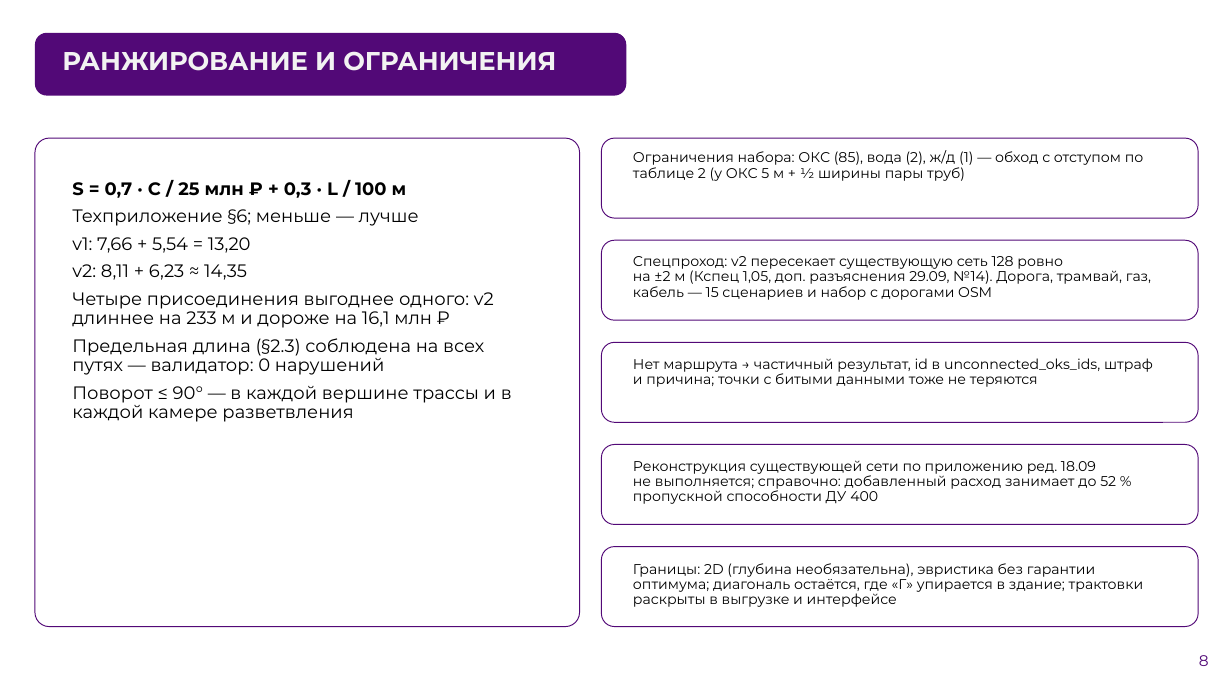
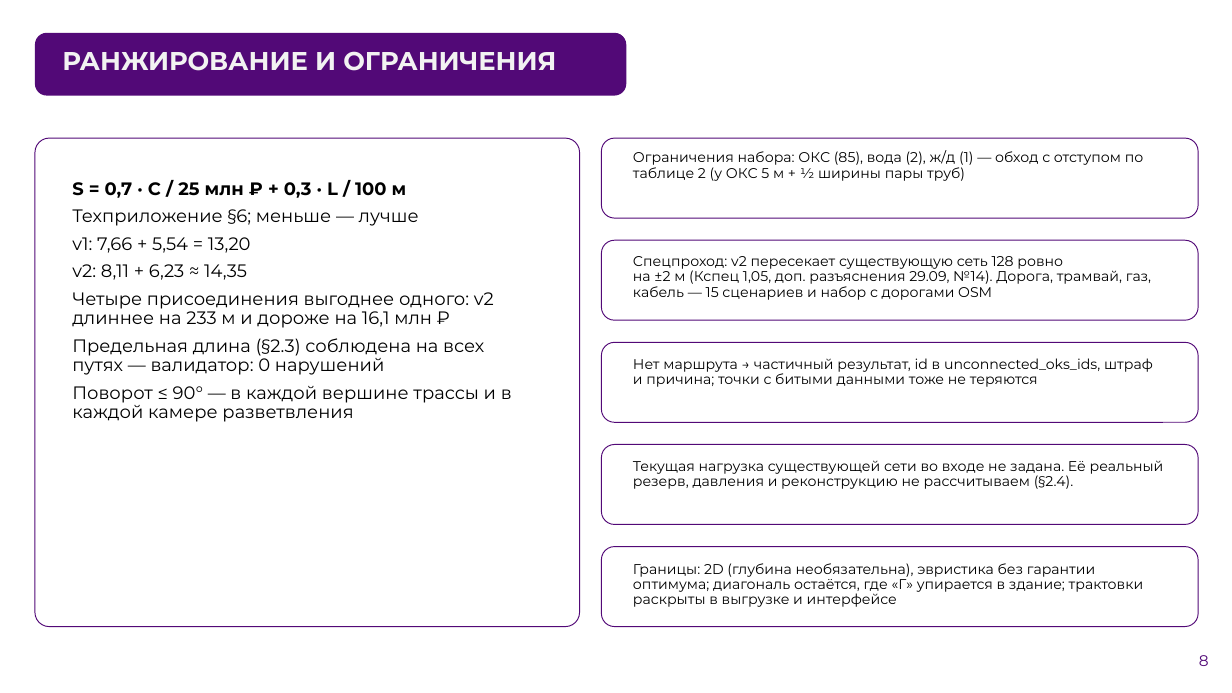
Before and after one commit to Wpresser/LCT-Elades-Heatnet, a slide deck: slide 8 of presentation/dlya_pitcha/Elades_LCT2026_task2_pitch.pptx. Drawn at 1232x693 pixels with LibreOffice and Linux fonts; fonts in the diff are those of the drawing; background and template pictures are left out. Boxes give left, top, right and bottom in pixels: in the first picture for what was removed or moved away, otherwise in the second. Text is boxed around its words. In the diff, an @@ line names an element or a change of style, - is before the commit and + after.

```diff
--- a/presentation/dlya_pitcha/Elades_LCT2026_task2_pitch.pptx
+++ b/presentation/dlya_pitcha/Elades_LCT2026_task2_pitch.pptx
@@ text at (633,460,1164,489): text changed @@
-Реконструкция существующей сети по приложению ред. 18.09 не выполняется; справочно: добавленный расход занимает до 52 % пропускной способности ДУ 400
+Текущая нагрузка существующей сети во входе не задана. Её реальный резерв, давления и реконструкцию не рассчитываем (§2.4).
```
Also in this commit, not shown: 4 other slides changed, 29 other files.
